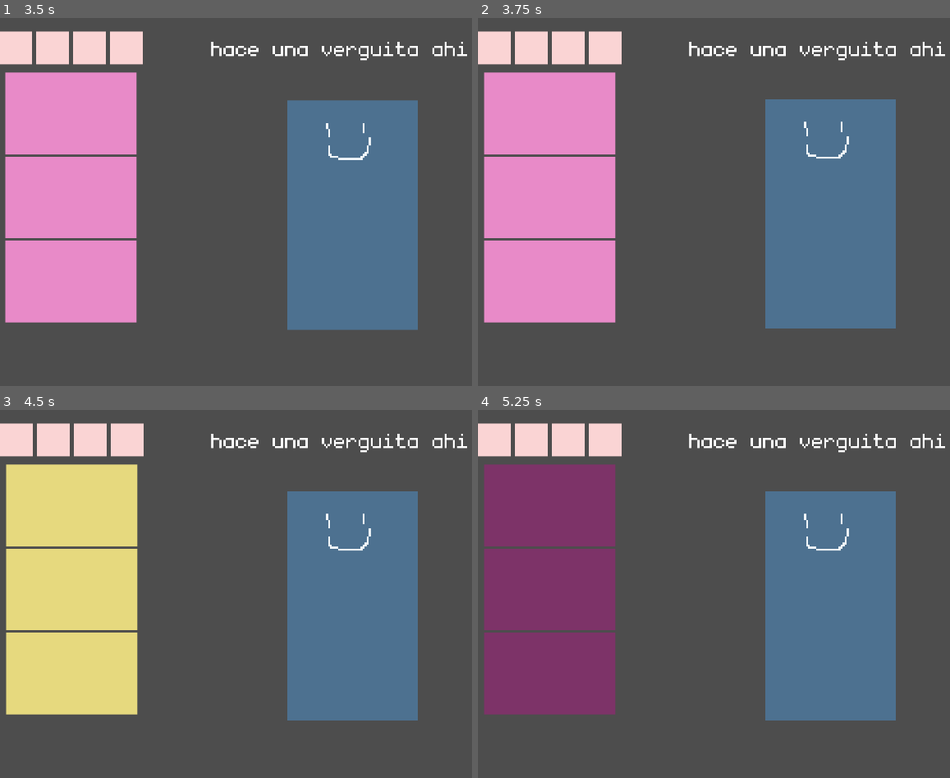
Above: before the commit, frames 1-4 (two rows, left to right).
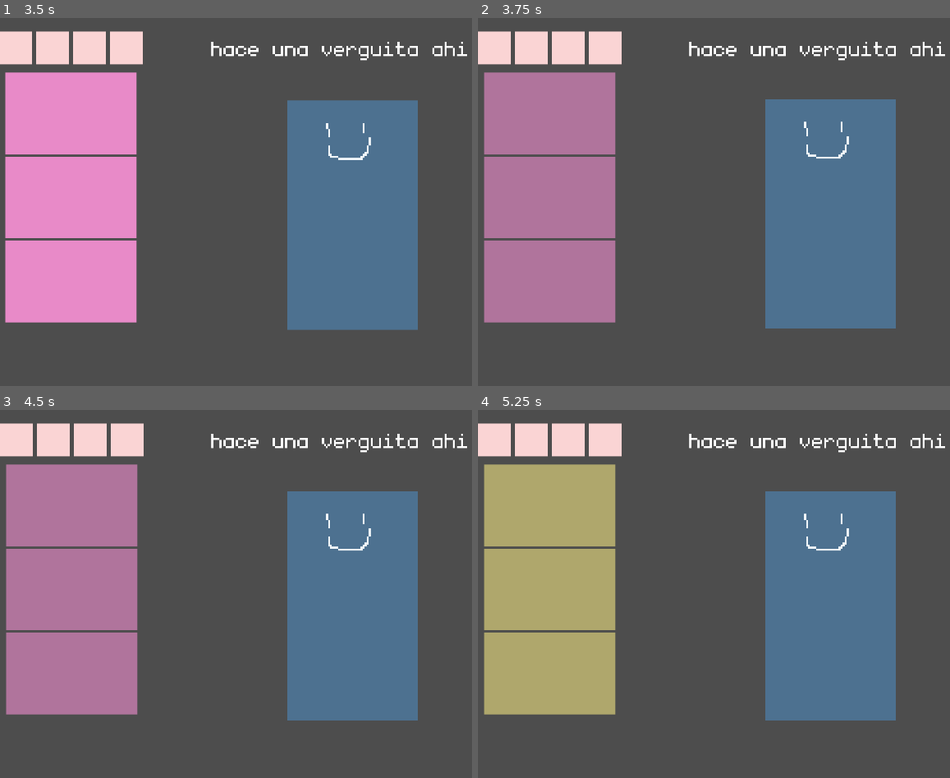
Above: after the commit, the same moments.

Repository: LuisGarrillo/court-of-the-biscuit-king
Game: Godot game, scene res://scenes/main.tscn
Two runs of this game, one before a commit and one after it. Both use one fixed random seed, a clock stepped at 60 frames per second and the inputs below.
Inputs (mouse positions are in pixels of both pictures, inside the frame that each line leads up to):
- Up to frame 1 (3.5 s): move the mouse to (outside the picture) at 0.52 s; click (outside the picture) at 0.67 s; move the mouse to (198, 220) at 1.27 s; click (198, 220) at 1.42 s; move the mouse to (391, 121) at 2.02 s; click (391, 121) at 2.17 s; move the mouse to (297, 275) at 2.77 s; click (297, 275) at 2.92 s
- Up to frame 2 (3.75 s): move the mouse to (492, 47) at 3.52 s; click (492, 47) at 3.67 s
- Up to frame 3 (4.5 s): move the mouse to (51, 439) at 4.27 s; click (51, 439) at 4.42 s
- Up to frame 4 (5.25 s): move the mouse to (567, 439) at 5.02 s; click (567, 439) at 5.17 s

Frame 1 is identical in both runs. In frame 2, 19% of the frame differs, in the area x 1-30%, y 14-83%; in frame 3, 19%; in frame 4, 19%.

Commit message:
Add transition to flavor changing

Diff:
--- a/scenes/dress up/dress_panel.tscn
+++ b/scenes/dress up/dress_panel.tscn
@@ -6,6 +6,74 @@
 
 [sub_resource type="RectangleShape2D" id="RectangleShape2D_lan05"]
 size = Vector2(64, 40)
+
+[sub_resource type="Animation" id="Animation_lan05"]
+resource_name = "hide"
+length = 0.25
+tracks/0/type = "value"
+tracks/0/imported = false
+tracks/0/enabled = true
+tracks/0/path = NodePath("Pieces:modulate")
+tracks/0/interp = 1
+tracks/0/loop_wrap = true
+tracks/0/keys = {
+"times": PackedFloat32Array(0, 0.25),
+"transitions": PackedFloat32Array(0.5, 0.5),
+"update": 0,
+"values": [Color(1, 1, 1, 1), Color(1, 1, 1, 0)]
+}
+tracks/1/type = "method"
+tracks/1/imported = false
+tracks/1/enabled = true
+tracks/1/path = NodePath(".")
+tracks/1/interp = 1
+tracks/1/loop_wrap = true
+tracks/1/keys = {
+"times": PackedFloat32Array(0.25),
+"transitions": PackedFloat32Array(1),
+"values": [{
+"args": [],
+"method": &"update_and_show"
+}]
+}
+
+[sub_resource type="Animation" id="Animation_hky0o"]
+resource_name = "show"
+length = 0.25
+tracks/0/type = "value"
+tracks/0/imported = false
+tracks/0/enabled = true
+tracks/0/path = NodePath("Pieces:modulate")
+tracks/0/interp = 1
+tracks/0/loop_wrap = true
+tracks/0/keys = {
+"times": PackedFloat32Array(0, 0.25),
+"transitions": PackedFloat32Array(0.5, 0.5),
+"update": 0,
+"values": [Color(1, 1, 1, 0), Color(1, 1, 1, 1)]
+}
+
+[sub_resource type="Animation" id="Animation_ija70"]
+length = 0.001
+tracks/0/type = "value"
+tracks/0/imported = false
+tracks/0/enabled = true
+tracks/0/path = NodePath("Pieces:modulate")
+tracks/0/interp = 1
+tracks/0/loop_wrap = true
+tracks/0/keys = {
+"times": PackedFloat32Array(0),
+"transitions": PackedFloat32Array(1),
+"update": 0,
+"values": [Color(1, 1, 1, 1)]
+}
+
+[sub_resource type="AnimationLibrary" id="AnimationLibrary_l3plx"]
+_data = {
+&"RESET": SubResource("Animation_ija70"),
+&"hide": SubResource("Animation_lan05"),
+&"show": SubResource("Animation_hky0o")
+}
 
 [node name="DressPanel" type="Node2D"]
 script = ExtResource("1_b1s2w")
@@ -73,3 +141,8 @@
 [node name="CollisionShape2D" type="CollisionShape2D" parent="Pieces/Piece3/Area2D"]
 position = Vector2(32, 20)
 shape = SubResource("RectangleShape2D_lan05")
+
+[node name="AnimationPlayer" type="AnimationPlayer" parent="."]
+libraries = {
+&"": SubResource("AnimationLibrary_l3plx")
+}
--- a/scripts/dress up/dress_panel.gd
+++ b/scripts/dress up/dress_panel.gd
@@ -2,6 +2,7 @@
 class_name DressPanel
 @onready var buttons: Node2D = $buttons
 @onready var pieces: Node2D = $Pieces
+@onready var animation_player: AnimationPlayer = $AnimationPlayer
 
 var current_flavor : String = "sweet"
 
@@ -16,8 +17,11 @@
 
 func change_flavor(new_flavor):
 	current_flavor = new_flavor
+	animation_player.play("hide")
+
+func update_and_show():
 	update_pieces()
-
+	animation_player.play("show")
 
 func update_pieces():
 	for piece : Piece in pieces.get_children():
Not shown: 1 places in scenes/dress up/dress_panel.tscn that only renumber resources
